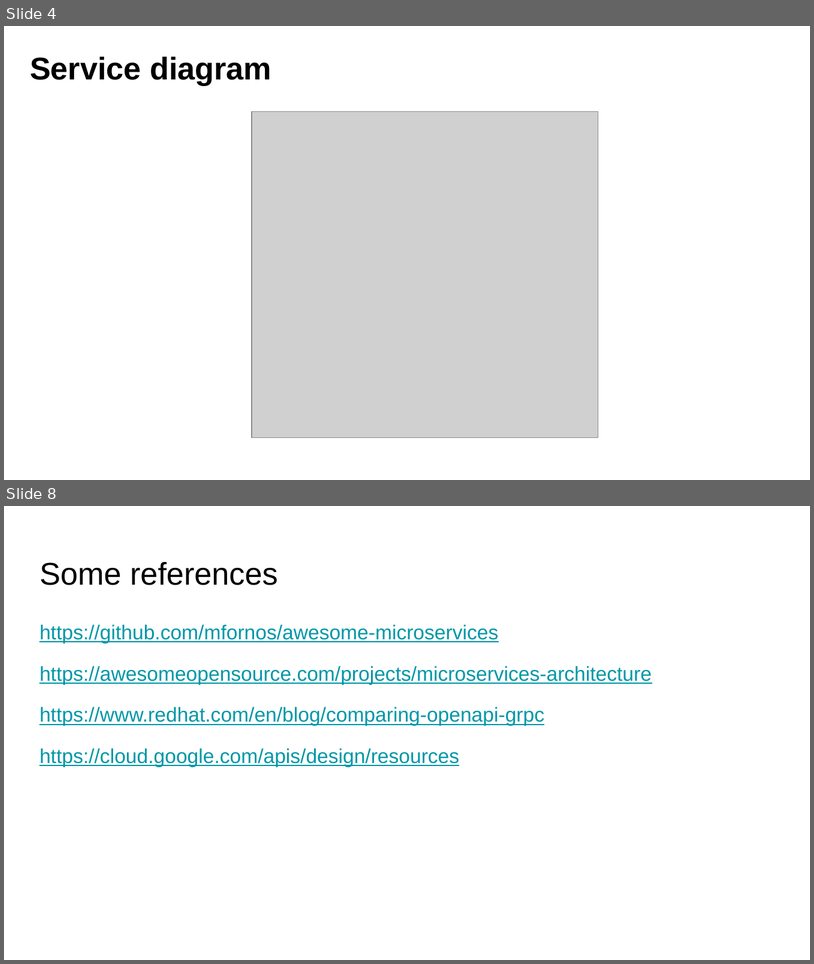
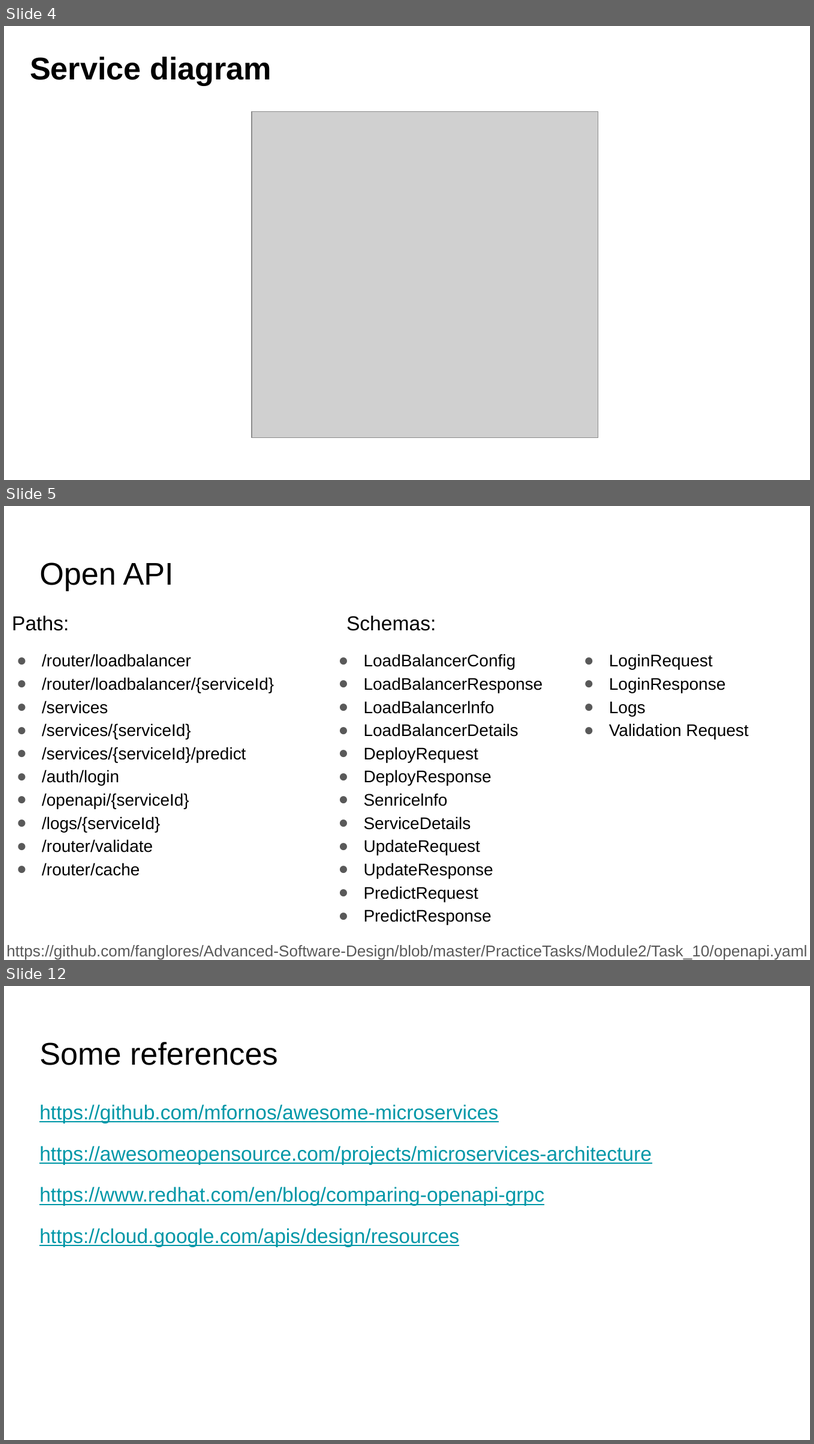
Before and after one commit to fanglores/Advanced-Software-Design, a slide deck: PracticeTasks/Module2/Task_10/Task_10.pptx. Shown one above the other, each under a label of ours: slides 4 and 8 before the commit, slides 4, 5 and 12 after it; the slides between them are not shown. The pictures are 814x964 and 814x1444 pixels, drawn with LibreOffice and Linux fonts; fonts in the diff are those of the drawing; grey boxes stand for pictures. Boxes give left, top, right and bottom in pixels: in the first picture for what was removed or moved away, otherwise in the second. Text is boxed around its words. In the diff, an @@ line names an element or a change of style, - is before the commit and + after.

```diff
--- a/PracticeTasks/Module2/Task_10/Task_10.pptx
+++ b/PracticeTasks/Module2/Task_10/Task_10.pptx
@@ slide 5 added at box(4, 506, 810, 960), background #FFFFFF @@
@@ title added at box(39, 562, 174, 591), 28 pt, text #000000 @@
+Open API
@@ text added at box(12, 615, 69, 631), 18 pt, text #000000 @@
+Paths:
@@ text added at box(347, 615, 436, 631), 18 pt, text #000000 @@
+Schemas:
@@ text added at box(42, 654, 274, 876), 15 pt, text #000000 @@
+● /router/loadbalancer
+● /router/loadbalancer/{serviceId}
+● /services
+● /services/{serviceId}
+● /services/{serviceId}/predict
+● /auth/login
+● /openapi/{serviceId}
+● /logs/{serviceId}
+● /router/validate
+● /router/cache
@@ text added at box(364, 654, 749, 924), 15 pt, text #000000 @@
+● LoadBalancerConfig
+● LoadBalancerResponse
+● LoadBalancerlnfo
+● LoadBalancerDetails
+● DeployRequest
+● DeployResponse
+● Senricelnfo
+● ServiceDetails
+● UpdateRequest
+● UpdateResponse
+● PredictRequest
+● PredictResponse
+● LoginRequest
+● LoginResponse
+● Logs
+● Validation Request
@@ text added at box(6, 945, 807, 959), 14 pt, text #595959 @@
+https://github.com/fanglores/Advanced-Software-Design/blob/master/PracticeTasks/Module2/Task_10/openapi.yaml
@@ what was slide 8 is now slide 12 @@
```
Also in this commit, not shown: 2 slides changed, 4 other slides added, 1 slide removed.
